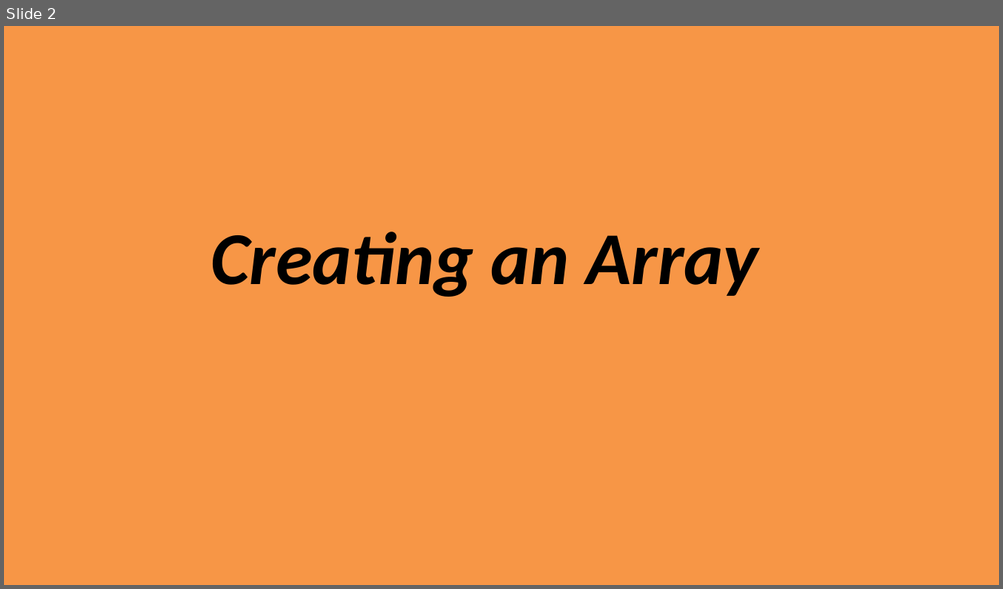
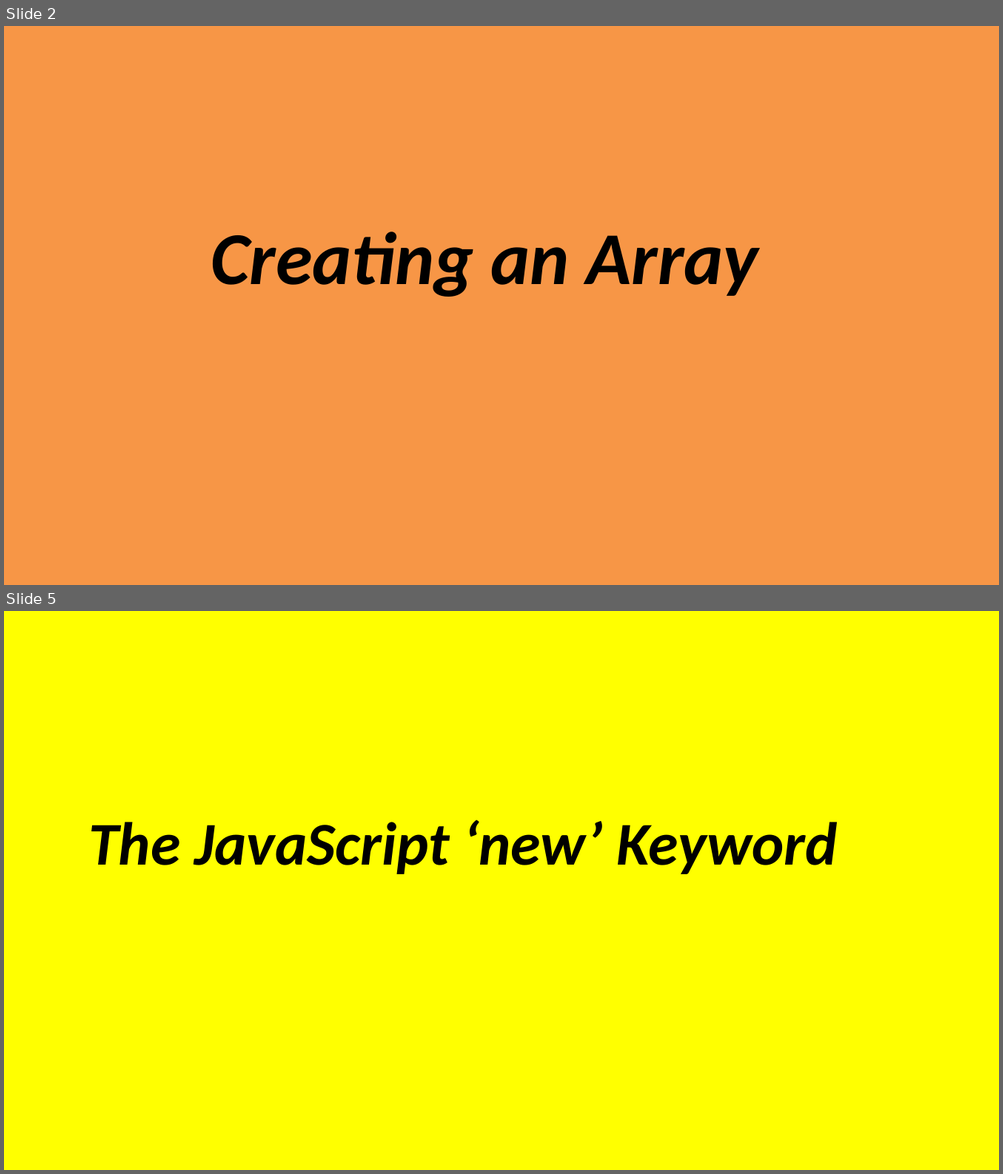
Before and after one commit to triple93r/Javascript_Arrays, a slide deck: JavascriptArrays.pptx. Shown one above the other, each under a label of ours: slide 2 before the commit, slides 2 and 5 after it; the slides between them are not shown. The pictures are 1003x589 and 1003x1174 pixels, drawn with LibreOffice and Linux fonts; fonts in the diff are those of the drawing. Boxes give left, top, right and bottom in pixels: in the first picture for what was removed or moved away, otherwise in the second. Text is boxed around its words. In the diff, an @@ line names an element or a change of style, - is before the commit and + after.

```diff
--- a/JavascriptArrays.pptx
+++ b/JavascriptArrays.pptx
@@ slide 5 added at [4,611,999,1170], background #FFFF00 @@
@@ title added at [88,820,836,874], 44 pt, text #000000, bold, italic @@
+The JavaScript ‘new’ Keyword
```
Also in this commit, not shown: 2 slides changed, 22 other slides added.
